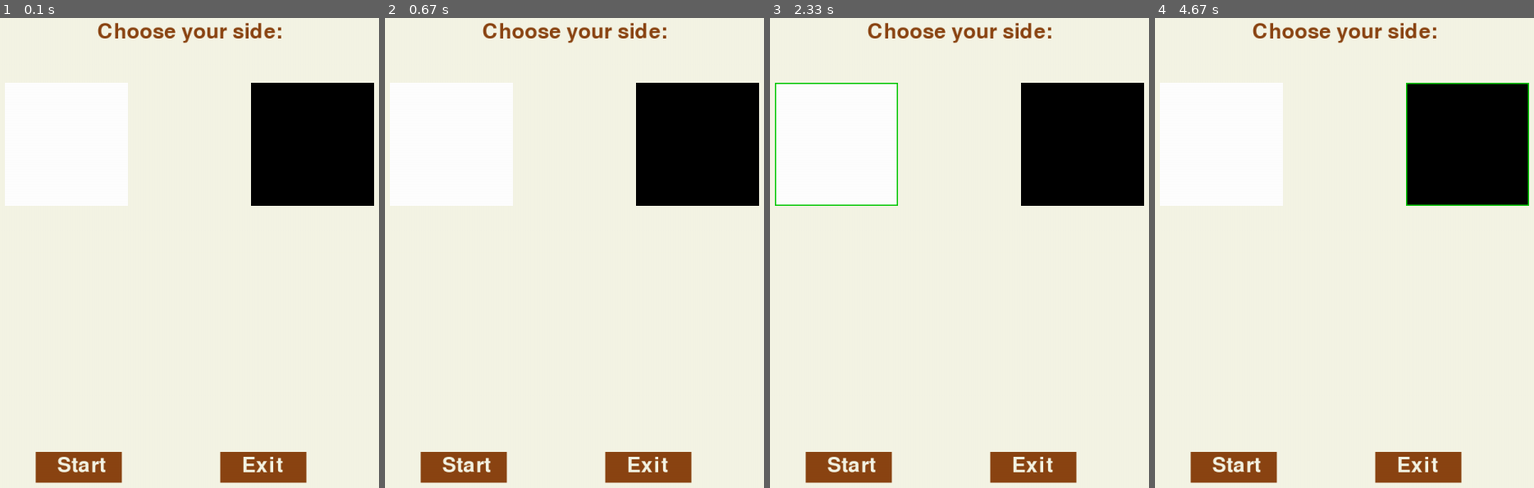
Above: before the commit, frames 1-4 (left to right).
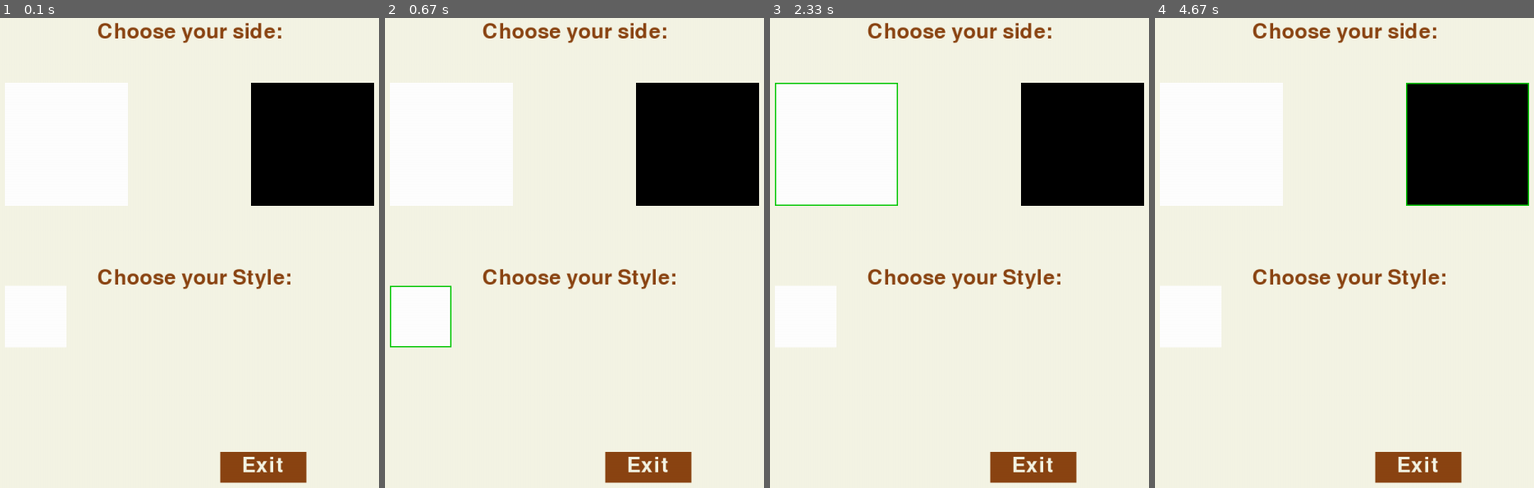
Above: after the commit, the same moments.

Repository: WilliamBayliss/Chess-Pygame
Game: pygame game, started from chess.py
The game is run twice, just before and just after one commit, with the same random seed, the same clock (stepped at 60 frames per second) and the same inputs.
Inputs (mouse positions are in pixels of both pictures, inside the frame that each line leads up to):
- Up to frame 1 (0.1 s): no input
- Up to frame 2 (0.67 s): click (419, 318) at 0.38 s
- Up to frame 3 (2.33 s): click (963, 314) at 0.72 s; click (785, 121) at 2.15 s
- Up to frame 4 (4.67 s): click (1310, 459) at 2.48 s; click (1242, 116) at 3.32 s; click (outside the picture) at 3.65 s; click (1499, 135) at 4.48 s

The runs differ from the first frame. In frame 1, 4.3% of the frame differs, in the area x 1-77%, y 53-99%; in frame 2, 4.4%; in frame 3, 4.3%; in frame 4, 4.3%.

Commit message:
Create style selection and make select set value

Diff:
--- a/chess.py
+++ b/chess.py
@@ -9,6 +9,7 @@
 
 GRAY = (150, 150, 150)
 ACTIVE_COLOUR = (0, 200, 0) # GREEN
+CANCEL_COLOUR = (200, 0, 0) # RED
 WHITE = (255, 255, 255)
 BLACK = (0, 0, 0)
 
@@ -95,12 +96,15 @@
     pygame.draw.rect(screen, ACTIVE_COLOUR if black_selection_square.collidepoint(mouse) else BLACK, black_selection_square, 2)
     return [white_selection_square, black_selection_square]
 
+def create_style_selection():
+    return
+
 def create_menu_buttons():
     mouse = pygame.mouse.get_pos()
     start_button = pygame.Rect(350, 900, 140, 50)
     exit_button = pygame.Rect(650, 900, 140, 50)
-    pygame.draw.rect(screen, LIGHT if start_button.collidepoint(mouse) else DARK, start_button)
-    pygame.draw.rect(screen, LIGHT if exit_button.collidepoint(mouse) else DARK, exit_button)
+    pygame.draw.rect(screen, ACTIVE_COLOUR if start_button.collidepoint(mouse) else LIGHT, start_button)
+    pygame.draw.rect(screen, CANCEL_COLOUR if exit_button.collidepoint(mouse) else DARK, exit_button)
     start_text = font.render("Start", True, LIGHT)
     exit_text = font.render("Exit", True, LIGHT)
     screen.blit(start_text, (385, 905))
@@ -130,6 +134,16 @@
 
         # Style Selection
         player_style = None
+        prompt_surface = font.render("Choose your Style:" + "", True, DARK)
+        screen.blit(prompt_surface, (450, 600))
+
+        classic_button = pygame.Rect(300, 630, 100, 100)
+
+        # Buttons
+        pygame.draw.rect(screen, WHITE, classic_button)
+
+        # Borders for current highlight selection
+        pygame.draw.rect(screen, ACTIVE_COLOUR if classic_button.collidepoint(mouse) else WHITE, classic_button, 2)
 
         # Menu Buttons
         menu_buttons = create_menu_buttons()
@@ -162,6 +176,8 @@
                         player_colour = 0
                     elif black_button.collidepoint(mouse):
                         player_colour = 1
+                    elif classic_button.collidepoint(mouse):
+                        player_style = "01"
 
 
         pygame.display.update()
